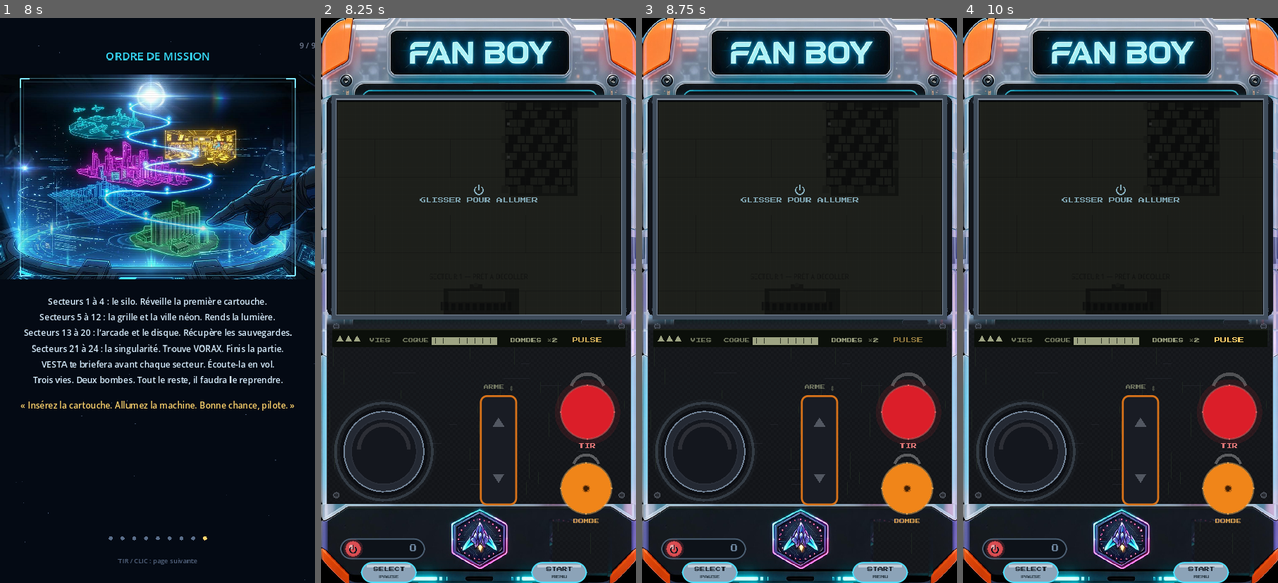
Above: before the commit, frames 1-4 (left to right).
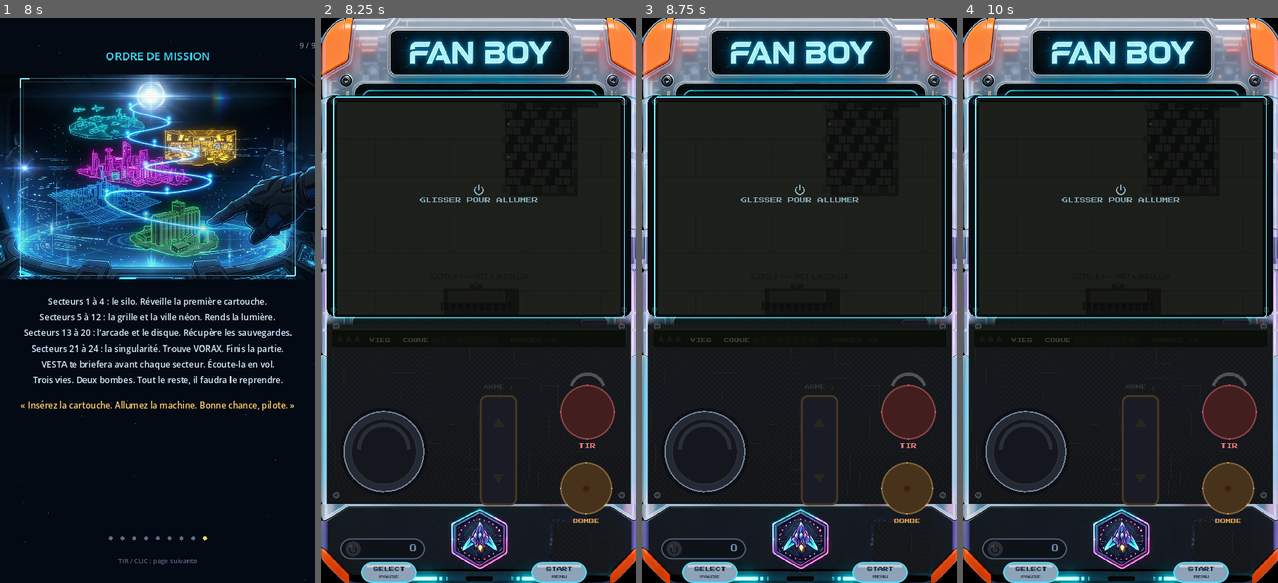
Above: after the commit, the same moments.

Repository: JacquesBV/Neo-vanguard
Game: Godot game, scene res://scenes/Main.tscn
Same seed, same stepped clock (60 frames per second), same inputs: the game is played once before the commit and once after it.
Inputs (mouse positions are in pixels of both pictures, inside the frame that each line leads up to):
- Up to frame 1 (8 s): click "J'AI COMPRIS" at 0.5 s; click "▶ APPUYEZ POUR ENTRER ENTRÉE" at 1.25 s; click "▶ JOUER" at 2 s; click "▶ JOUER" at 2.75 s; click "▶ Commencer la campagne 24 se…" at 3.5 s; tap Enter (ui_accept) at 4.25, 7.52 s; drag from (157, 300) to (189, 176) at 4.27 s; drag from (94, 328) to (141, 413) at 5.02 s; move the mouse to (189, 176) at 5.77 s; hold D (move2_right) 5.78-6.5 s; hold F (fire2) 5.78-6.5 s; drag from (141, 413) to (63, 215) at 6.52 s; move the mouse to (252, 385) at 7.27 s; hold A (move2_left) from 7.28 s (still down); tap X (weapon_next) at 7.35 s
- Up to frame 2 (8.25 s): release A (move2_left) at 8 s; drag from (384, 215) to (431, 159) at 8.02 s
- Up to frame 3 (8.75 s): no input
- Up to frame 4 (10 s): tap Enter (ui_accept) at 8.75, 9.5 s; move the mouse to (1136, 300) at 8.77 s; hold S (move2_down) 8.78-9.5 s; tap G (bomb) at 8.85 s; click (1136, 300) at 8.92 s; drag from (1073, 159) to (1057, 328) at 9.52 s

Frame 1 is identical in both runs. In frame 2, 6.8% of the frame differs, in the area x 0-100%, y 11-96%; in frame 3, 6.8%; in frame 4, 6.8%.

Commit message:
C12 : LED éteintes sur OFF + montée progressive à l'allumage (cadre -> bandeau -> stick/boutons -> I/O), extinction en décharge ; PORTING_STATUS ; TEST17 12/12 + captures 35%/75%, non-rég 12/14/15/16

Diff:
--- a/scripts/main.gd
+++ b/scripts/main.gd
@@ -1690,11 +1690,16 @@
 	_power_slide_to(POWER_TRACK_R)
 	power_drag_id = -1
 	print("CONSOLE: après glisser=", power_state, " (attendu boot)")
+	# (C12) preuve de la montée PROGRESSIVE des LED : capture à 35 % puis 75 %
+	await get_tree().create_timer(0.40).timeout
+	await _snap(dir + "/2a_boot_led_35pct.png")
+	await get_tree().create_timer(0.45).timeout
+	await _snap(dir + "/2b_boot_led_75pct.png")
 	var waited := 0
 	while power_state == "boot" and waited < 4000:
 		await get_tree().create_timer(0.1).timeout
 		waited += 100
-	await _snap(dir + "/2_boot.png")
+	await _snap(dir + "/2c_boot_fini.png")
 	print("CONSOLE: allumée paused=", game.paused, " (attendu on/false)")
 	await get_tree().create_timer(1.0).timeout
 	await _snap(dir + "/3_console_allumee.png")
--- a/scripts/ui/hud_overlay.gd
+++ b/scripts/ui/hud_overlay.gd
@@ -299,28 +299,61 @@
 	var ps: String = "on"
 	if main != null:
 		ps = str(main.get("power_state"))
-	_draw_neon_frame(ms, ps)
-	_draw_hud_strip()
+	var led: Dictionary = _led_levels(ps)
+	_draw_neon_frame(ms, ps, led.frame)
+	_draw_hud_strip(led.strip)
 	if ps == "on":
 		_draw_glass_lcd()
-	_draw_controls(ms)
+	_draw_controls(ms, led)
 	if ps == "off":
 		_draw_screen_off()
-		_draw_power_slider(ms)
+		_draw_power_slider(ms, led.knob)
 	elif ps == "boot":
 		_draw_boot(ms)
 	elif ps == "shutdown":
 		_draw_shutdown(ms)
-		_draw_power_slider(ms)
+		_draw_power_slider(ms, led.knob)
 	else:
-		_draw_power_slider(ms)
+		_draw_power_slider(ms, led.knob)
+
+## (C12) montée PROGRESSIVE des LED, comme une vraie console portable :
+## éteinte → tout est éteint (plastique nu) ; curseur sur ON → le néon du
+## cadre s'attaque d'abord, puis le bandeau HUD, puis l'anneau du stick et
+## les boutons, le bouton I/O s'illumine en fin de boot. Extinction : tout
+## retombe ensemble, très vite (décharge).
+func _led_levels(ps: String) -> Dictionary:
+	var t: float = 0.0
+	if main != null:
+		t = float(main.get("boot_t"))
+	var r := { "frame": 0.0, "strip": 0.0, "ring": 0.0, "btn": 0.0, "knob": 0.0 }
+	match ps:
+		"boot":
+			r.frame = _sstep(clampf((t - 0.05) / 0.50, 0.0, 1.0))
+			r.strip = _sstep(clampf((t - 0.25) / 0.55, 0.0, 1.0))
+			r.ring = _sstep(clampf((t - 0.45) / 0.60, 0.0, 1.0))
+			r.btn = _sstep(clampf((t - 0.45) / 0.60, 0.0, 1.0))
+			r.knob = _sstep(clampf((t - 0.85) / 0.30, 0.0, 1.0))
+		"on":
+			r = { "frame": 1.0, "strip": 1.0, "ring": 1.0, "btn": 1.0, "knob": 1.0 }
+		"shutdown":
+			var k: float = 1.0 - _sstep(clampf(t / 0.55, 0.0, 1.0))
+			r = { "frame": k, "strip": k, "ring": k, "btn": k, "knob": k }
+	return r
+
+## interpolateur lisse 0..1 (hermite)
+func _sstep(x: float) -> float:
+	return x * x * (3.0 - 2.0 * x)
+
+func _mix_led(unlit: Color, lit: Color, k: float) -> Color:
+	return Color(lerpf(unlit.r, lit.r, k), lerpf(unlit.g, lit.g, k),
+		lerpf(unlit.b, lit.b, k), lerpf(unlit.a, lit.a, k))
 
 ## le néon EST le cadre de l'écran : couleur = progression du secteur
-func _draw_neon_frame(ms: int, ps: String) -> void:
+func _draw_neon_frame(ms: int, ps: String, led: float) -> void:
+	if led <= 0.01:
+		return   # (C12) console éteinte : AUCUNE LED allumée
 	var col: Color
 	match ps:
-		"off":
-			col = Color(0.25, 0.30, 0.36)
 		"boot":
 			col = Color(0.3, 0.9, 1.0)
 		_:
@@ -330,11 +363,11 @@
 		pulse = 0.72 + 0.28 * sin(ms / 110.0)
 	var g: Rect2 = Data.GLASS
 	draw_rect(Rect2(g.position.x - 12, g.position.y - 12, g.size.x + 24, g.size.y + 24),
-		Color(col.r, col.g, col.b, 0.16 * pulse), false, 26.0)   # bloom
+		Color(col.r, col.g, col.b, 0.16 * pulse * led), false, 26.0)   # bloom
 	draw_rect(Rect2(g.position.x - 5, g.position.y - 5, g.size.x + 10, g.size.y + 10),
-		Color(col.r, col.g, col.b, 0.55 + 0.45 * pulse), false, 7.0)
+		Color(col.r, col.g, col.b, (0.55 + 0.45 * pulse) * led), false, 7.0)
 	draw_rect(Rect2(g.position.x - 2, g.position.y - 2, g.size.x + 4, g.size.y + 4),
-		Color(minf(1.0, col.r + 0.25), minf(1.0, col.g + 0.25), minf(1.0, col.b + 0.25), 0.95), false, 2.0)
+		Color(minf(1.0, col.r + 0.25), minf(1.0, col.g + 0.25), minf(1.0, col.b + 0.25), 0.95 * led), false, 2.0)
 	if ps == "on":
 		var p: int = int(round(game.sector_progress() * 100.0))
 		_txtp(Vector2(STRIP.end.x - 2, STRIP.position.y + 19), "%d %%" % p, 8,
@@ -397,7 +430,7 @@
 		NVLang.t("⏻ GLISSER POUR ALLUMER"), 9, Color(0.4, 0.55, 0.62, 0.7), HORIZONTAL_ALIGNMENT_CENTER)
 
 ## le curseur POWER (bas de coque) : I/O magnétique
-func _draw_power_slider(ms: int) -> void:
+func _draw_power_slider(ms: int, led_knob: float) -> void:
 	# (C11) la piste vit à GAUCHE du cul de console : le centre accueille le
 	# sticker logo (photo, intouchable). Symbole ⏻ vectoriel (jamais en tofu).
 	var track := Rect2(28, 792, 130, 32)
@@ -417,12 +450,15 @@
 	_txtp(Vector2(track.position.x + 18, cy + 5), "I", 11, Color(0.45, 0.55, 0.65), HORIZONTAL_ALIGNMENT_CENTER)
 	_txtp(Vector2(track.end.x - 18, cy + 5), "O", 11, Color(0.45, 0.55, 0.65), HORIZONTAL_ALIGNMENT_CENTER)
 	var kx: float = lerp(track.position.x + 20, track.end.x - 20, knob)
-	var on: bool = ps != "off" and ps != "shutdown"
-	var kc: Color = Color(0.3, 0.9, 1.0) if on else Color(0.85, 0.3, 0.32)
-	draw_circle(Vector2(kx, cy), 15, Color(kc.r, kc.g, kc.b, 0.20))
+	var on: bool = ps == "on" or ps == "boot"
+	# (C12) le bouton I/O n'est rétroéclairé QUE console allumée : éteinte,
+	# c'est du plastique sombre — l'éclairage cyan monte en fin de boot
+	var kc: Color = _mix_led(Color(0.17, 0.18, 0.21),
+		Color(0.3, 0.9, 1.0) if on else Color(0.85, 0.3, 0.32), led_knob)
+	draw_circle(Vector2(kx, cy), 15, Color(kc.r, kc.g, kc.b, 0.20 * led_knob))
 	draw_circle(Vector2(kx, cy), 12, kc.darkened(0.25))
 	draw_circle(Vector2(kx, cy), 11, kc)
-	draw_circle(Vector2(kx - 3, cy - 3), 3.4, Color(1, 1, 1, 0.5))
+	draw_circle(Vector2(kx - 3, cy - 3), 3.4, Color(1, 1, 1, 0.5 * led_knob + 0.08))
 	# ⏻ vectoriel sur le bouton : cercle ouvert + trait vertical
 	draw_arc(Vector2(kx, cy + 1.5), 5.0, -PI * 0.28, PI * 1.28, 14, Color(0.05, 0.08, 0.12), 1.7)
 	draw_line(Vector2(kx, cy - 6.5), Vector2(kx, cy + 1.0), Color(0.05, 0.08, 0.12), 1.7)
@@ -438,9 +474,10 @@
 	draw_line(Vector2(c.x, c.y - r - 1.5), Vector2(c.x, c.y + 0.5), col, w)
 
 ## bandeau HUD LED hors écran (la « LED HUD STRIP » de la coque)
-func _draw_hud_strip() -> void:
-	var ink: Color = Color(Data.INKS[3])
-	var mid: Color = Color(Data.INKS[2])
+func _draw_hud_strip(led: float) -> void:
+	# (C12) LED éteintes = segments invisibles, légende à peine imprimée
+	var ink := _mix_led(Color(0.30, 0.31, 0.27, 0.16), Color(Data.INKS[3]), led)
+	var mid := _mix_led(Color(0.28, 0.29, 0.25, 0.12), Color(Data.INKS[2]), led)
 	draw_rect(STRIP, Color(0.045, 0.06, 0.04))
 	draw_rect(Rect2(STRIP.position.x, STRIP.position.y, STRIP.size.x, 2), Color(0.62, 0.64, 0.55, 0.12))
 	var P: Dictionary = game.first_player()
@@ -458,9 +495,11 @@
 	var frac: float = clampf(float(P.hp) / float(P.max_hp), 0, 1)
 	var bx: float = STRIP.position.x + 152
 	var bw: float = 100.0
-	draw_rect(Rect2(bx, y - 6, bw, 11), Color(mid.r, mid.g, mid.b, 0.20))
-	draw_rect(Rect2(bx, y - 6, bw * frac, 11), ink if frac > 0.35 else Color(Data.INKS[3]))
-	draw_rect(Rect2(bx, y - 6, bw, 11), ink, false, 1.0)
+	draw_rect(Rect2(bx, y - 6, bw, 11), Color(mid.r, mid.g, mid.b, 0.20 * led + 0.04))
+	if led > 0.02:
+		draw_rect(Rect2(bx, y - 6, bw * frac, 11), ink if frac > 0.35 else Color(Data.INKS[3]))
+	var inkk: Color = ink
+	draw_rect(Rect2(bx, y - 6, bw, 11), Color(inkk.r, inkk.g, inkk.b, inkk.a * (0.3 + 0.7 * led)), false, 1.0)
 	var seg := bx + 6.0
 	while seg < bx + bw - 2.0:
 		draw_line(Vector2(seg, y - 5), Vector2(seg, y + 4), Color(0.09, 0.11, 0.07, 0.8), 1.0)
@@ -472,20 +511,22 @@
 	if wname.length() > 12:
 		wname = wname.substr(0, 11) + "·"
 	var glow: float = 0.75 + 0.25 * sin(Time.get_ticks_msec() / 400.0)
-	_txtp(Vector2(STRIP.end.x - 36, y + 3), wname, 9, Color(1.0, 0.82, 0.42, glow), HORIZONTAL_ALIGNMENT_RIGHT)
+	_txtp(Vector2(STRIP.end.x - 36, y + 3), wname, 9, Color(1.0, 0.82, 0.42, glow * led), HORIZONTAL_ALIGNMENT_RIGHT)
 
 ## contrôles dessinés — tailles DualShock 4 réelles
-func _draw_controls(ms: int) -> void:
+func _draw_controls(ms: int, led: Dictionary) -> void:
 	var ps: String = "on"
 	if main != null:
 		ps = str(main.get("power_state"))
 	var flash: Dictionary = main.shell_press if main != null else {}
 	var ink: Color = Color(Data.INKS[3])
-	# ---- stick (Ø134 cap, anneau Ø160) ------------------------------------
+	# ---- stick (Ø134 cap, anneau Ø160) — anneau = LED (C12) ----------------
 	var s: Vector2 = STICK_C
-	var ring: Color = Data.progress_color(game.sector_progress()) if ps == "on" else Color(0.3, 0.35, 0.4)
-	draw_circle(s, STICK_R, Color(ring.r, ring.g, ring.b, 0.08))
-	draw_arc(s, 74, 0, TAU, 40, Color(ring.r, ring.g, ring.b, 0.5), 4.0)
+	var ring: Color = Data.progress_color(game.sector_progress()) if ps != "off" else Color(0.3, 0.35, 0.4)
+	var rk: float = float(led.ring)
+	if rk > 0.01:
+		draw_circle(s, STICK_R, Color(ring.r, ring.g, ring.b, 0.08 * rk))
+		draw_arc(s, 74, 0, TAU, 40, Color(ring.r, ring.g, ring.b, 0.5 * rk), 4.0)
 	var pressed_s: bool = flash.has("stick") and ms - int(flash["stick"]) < 150
 	var cap_y: float = s.y + (2.0 if pressed_s else 0.0)
 	draw_circle(Vector2(s.x, cap_y), 67, Color(0.05, 0.06, 0.08))
@@ -501,7 +542,7 @@
 	var dp_base := StyleBoxFlat.new()
 	dp_base.bg_color = Color(0.10, 0.11, 0.14)
 	dp_base.set_corner_radius_all(10)
-	dp_base.border_color = Color(0.85, 0.45, 0.10)
+	dp_base.border_color = _mix_led(Color(0.30, 0.22, 0.14), Color(0.85, 0.45, 0.10), float(led.btn))
 	dp_base.set_border_width_all(3)
 	draw_style_box(dp_base, Rect2(dp.x - arm, dp.y - ln, arm * 2, ln * 2))
 	var up: bool = flash.has("wup") and ms - int(flash["wup"]) < 150
@@ -518,15 +559,19 @@
 			tri = [Vector2(dp.x, cy2 - 8), Vector2(dp.x - 9, cy2 + 6), Vector2(dp.x + 9, cy2 + 6)]
 		else:
 			tri = [Vector2(dp.x, cy2 + 8), Vector2(dp.x - 9, cy2 - 6), Vector2(dp.x + 9, cy2 - 6)]
-		draw_colored_polygon(PackedVector2Array(tri), Color(0.9, 0.55, 0.16) if lit else Color(0.32, 0.34, 0.38))
-	_txtp(Vector2(dp.x, dp.y - ln - 8), NVLang.t("ARME") + " ⇕", 8, Color(ink.r, ink.g, ink.b, 0.7), HORIZONTAL_ALIGNMENT_CENTER)
+		draw_colored_polygon(PackedVector2Array(tri), _mix_led(Color(0.16, 0.15, 0.13),
+			Color(0.9, 0.55, 0.16) if lit else Color(0.32, 0.34, 0.38), float(led.btn)))
+	_txtp(Vector2(dp.x, dp.y - ln - 8), NVLang.t("ARME") + " ⇕", 8,
+		Color(ink.r, ink.g, ink.b, (0.18 + 0.52 * float(led.btn))), HORIZONTAL_ALIGNMENT_CENTER)
 	# ---- TIR (Ø74, rouge) ---------------------------------------------------
 	var f: Vector2 = FIRE_C
 	var pf: bool = flash.has("fire") and ms - int(flash["fire"]) < 150
-	draw_circle(f, FIRE_R + 8, Color(1.0, 0.18, 0.22, 0.10 + (0.15 if pf else 0.0)))
+	var bk: float = float(led.btn)
+	draw_circle(f, FIRE_R + 8, Color(1.0, 0.18, 0.22, (0.10 + (0.15 if pf else 0.0)) * bk))
 	var fy: float = f.y + (2 if pf else 0)
 	var fr := StyleBoxFlat.new()
-	fr.bg_color = Color(0.86, 0.12, 0.16) if not pf else Color(1.0, 0.25, 0.28)
+	fr.bg_color = _mix_led(Color(0.26, 0.12, 0.12),
+		Color(1.0, 0.25, 0.28) if pf else Color(0.86, 0.12, 0.16), bk)
 	fr.set_corner_radius_all(int(FIRE_R))
 	fr.border_color = Color(1.0, 0.45, 0.45, 0.5)
 	fr.set_border_width_all(2)
@@ -538,12 +583,13 @@
 	var pb: bool = flash.has("bomb") and ms - int(flash["bomb"]) < 150
 	var by: float = b.y + (2 if pb else 0)
 	var bb := StyleBoxFlat.new()
-	bb.bg_color = Color(0.94, 0.52, 0.10) if not pb else Color(1.0, 0.68, 0.25)
+	bb.bg_color = _mix_led(Color(0.28, 0.20, 0.11),
+		Color(1.0, 0.68, 0.25) if pb else Color(0.94, 0.52, 0.10), bk)
 	bb.set_corner_radius_all(int(BOMB_R))
 	bb.border_color = Color(1.0, 0.75, 0.4, 0.45)
 	bb.set_border_width_all(2)
 	draw_style_box(bb, Rect2(b.x - BOMB_R, by - BOMB_R, BOMB_R * 2, BOMB_R * 2))
-	draw_arc(Vector2(b.x, by - BOMB_R + 9), 20, PI * 1.1, PI * 1.9, 20, Color(1, 1, 1, 0.3), 4.0)
+	draw_arc(Vector2(b.x, by - BOMB_R + 9), 20, PI * 1.1, PI * 1.9, 20, Color(1, 1, 1, 0.3 * bk), 4.0)
 	_txtp(Vector2(b.x, by + 6), "✹", 16, Color(0.25, 0.12, 0.02), HORIZONTAL_ALIGNMENT_CENTER)
 	_txtp(Vector2(b.x, b.y + BOMB_R + 14), NVLang.t("BOMBE"), 8, Color(0.95, 0.7, 0.35, 0.9), HORIZONTAL_ALIGNMENT_CENTER)
 	# ---- SELECT / START (85×35, cul de la console) --------------------------
Not shown, changed: PORTING_STATUS.md
